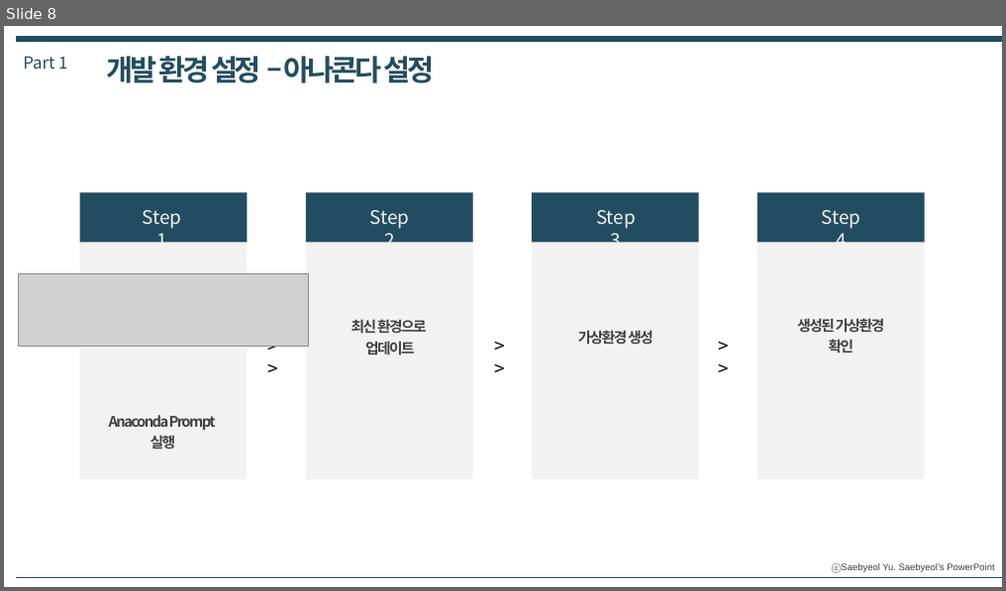
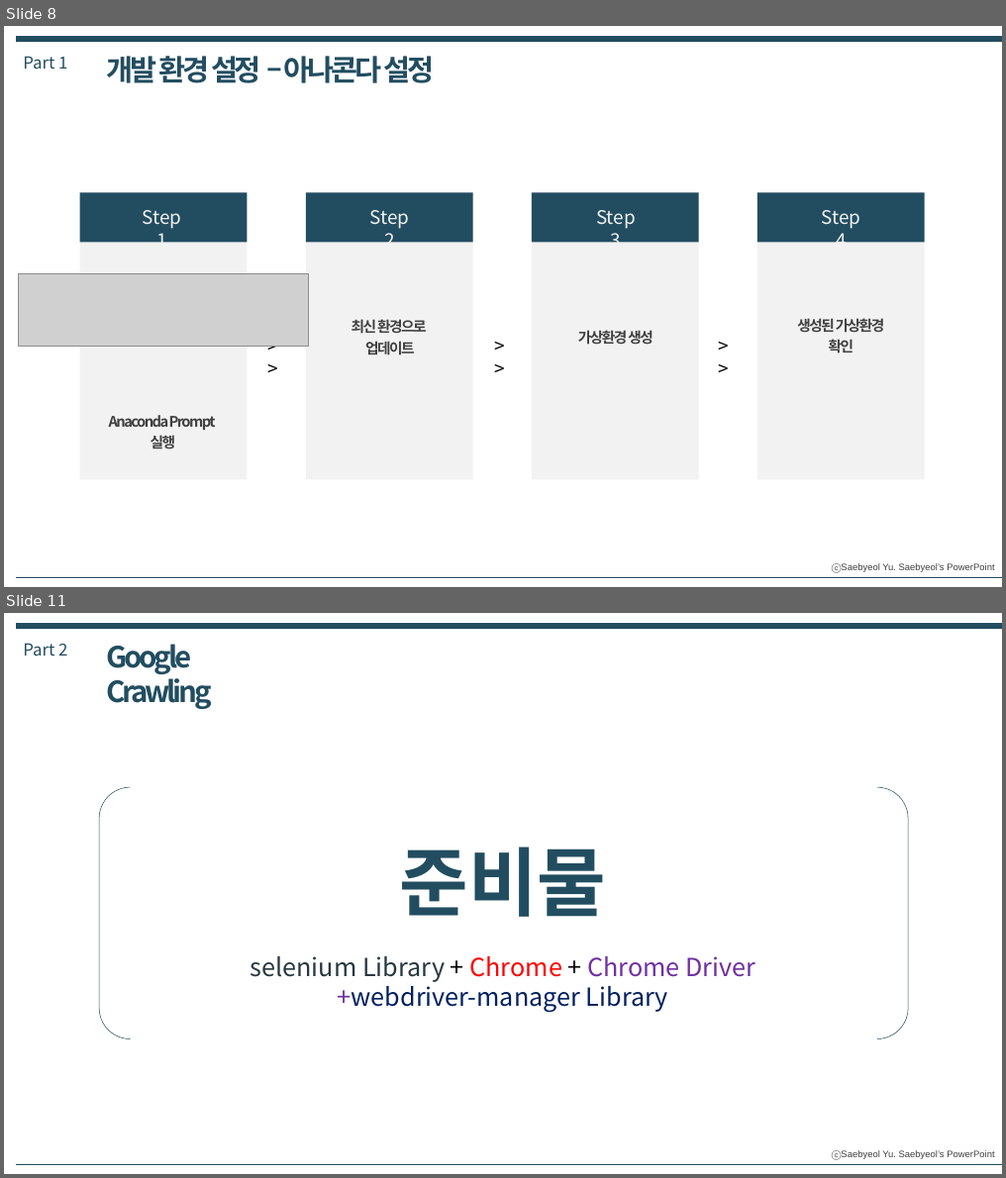
Before and after one commit to Busik-Kang/Busik-Kang.github.io, a slide deck: changwon/2022-2/datamining/발표 자료/(DataMining)20229350 강부식.pptx. Shown one above the other, each under a label of ours: slide 8 before the commit, slides 8 and 11 after it; the slides between them are not shown. The pictures are 1006x591 and 1006x1178 pixels, drawn with LibreOffice and Linux fonts; fonts in the diff are those of the drawing; grey boxes stand for pictures. Boxes give left, top, right and bottom in pixels: in the first picture for what was removed or moved away, otherwise in the second. Text is boxed around its words. In the diff, an @@ line names an element or a change of style, - is before the commit and + after.

```diff
--- a/changwon/2022-2/datamining/발표 자료/(DataMining)20229350 강부식.pptx
+++ b/changwon/2022-2/datamining/발표 자료/(DataMining)20229350 강부식.pptx
@@ slide 11 added at (x1=4, y1=613, x2=1002, y2=1174), background #FFFFFF; not listed: 1 template element that a slide beside it also shows @@
@@ line added from (16, 627) to (1002, 627), #224D60 6 pt @@
@@ text added at (x1=23, y1=643, x2=67, y2=656), 16 pt, text #224D60 @@
+Part 2
@@ text added at (x1=107, y1=644, x2=212, y2=709), 28 pt, text #224D60, bold @@
+Google Crawling
@@ bracket pair added at (x1=99, y1=787, x2=908, y2=1040), outline #224D60 0.5 pt @@
@@ text added at (x1=400, y1=847, x2=607, y2=917), 72 pt, text #224D60, bold @@
+준비물
@@ text added at (x1=251, y1=957, x2=755, y2=1013), 24 pt, text #002060 @@
+selenium Library + Chrome + Chrome Driver
++webdriver-manager Library
@@ line added from (16, 1164) to (1002, 1164), #224D60 0.25 pt @@
```
Also in this commit, not shown: 1 slide changed, 11 other slides added, 4 slides removed, 7 other files.
